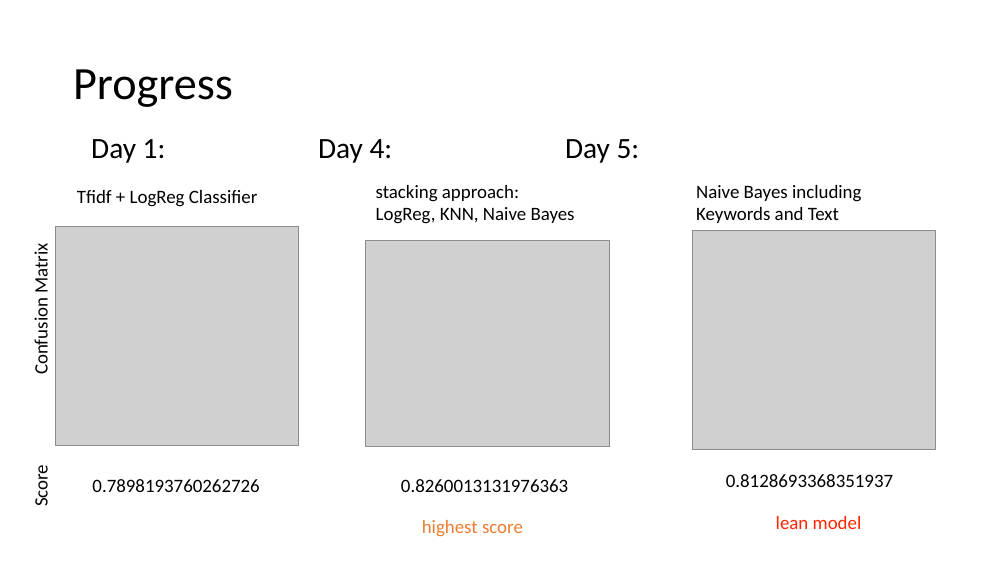
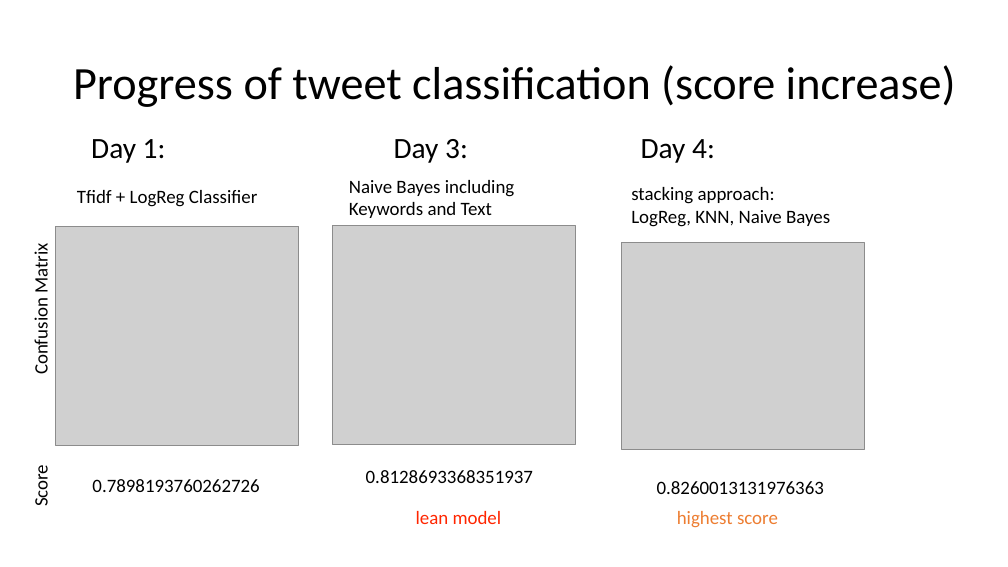
Before and after one commit to julia105/NLP-Project, a slide deck: slide 17 of Presentation Fire.pptx. Drawn at 1008x567 pixels with LibreOffice and Linux fonts; fonts in the diff are those of the drawing; grey boxes stand for pictures. Boxes give left, top, right and bottom in pixels: in the first picture for what was removed or moved away, otherwise in the second. Text is boxed around its words. In the diff, an @@ line names an element or a change of style, - is before the commit and + after.

Commit message:
last changes

```diff
--- a/Presentation Fire.pptx
+++ b/Presentation Fire.pptx
@@ title at [73,65,956,107]: text changed @@
-Progress
+Progress of tweet classification (score increase)
@@ text at [91,139,686,163]: text changed @@
-Day 1: Day 4: Day 5:
+Day 1: Day 3: Day 4:
@@ text "Naive Bayes including Keywords and ...": place and size @@
-text "Naive Bayes including Keywords and ..." at [696,185,861,223]
+text "Naive Bayes including Keywords and ..." at [349,180,514,218]
@@ 2 texts, 1 picture: place and size @@
-2 texts, 1 picture at [366,185,609,492]
+2 texts, 1 picture at [622,187,865,494]
@@ 2 texts, 1 picture: place and size @@
-2 texts, 1 picture at [693,231,936,529]
+2 texts, 1 picture at [332,226,575,524]
@@ text "highest score": place and size @@
-text "highest score" at [422,520,523,537]
+text "highest score" at [677,511,778,528]
```
